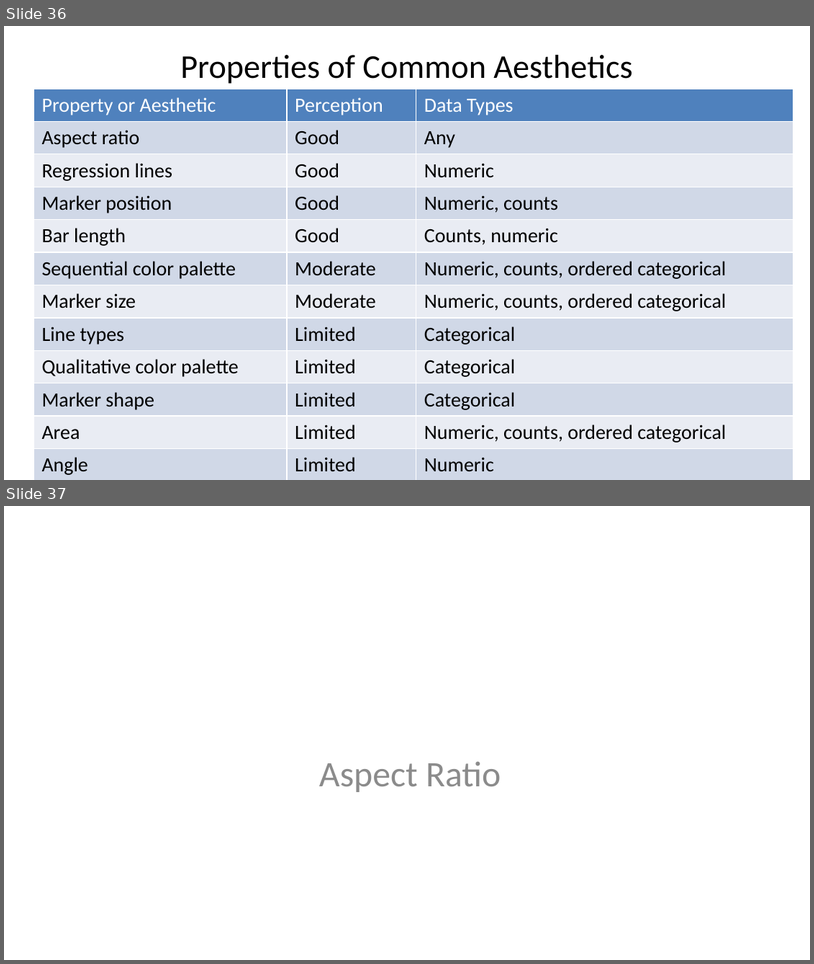
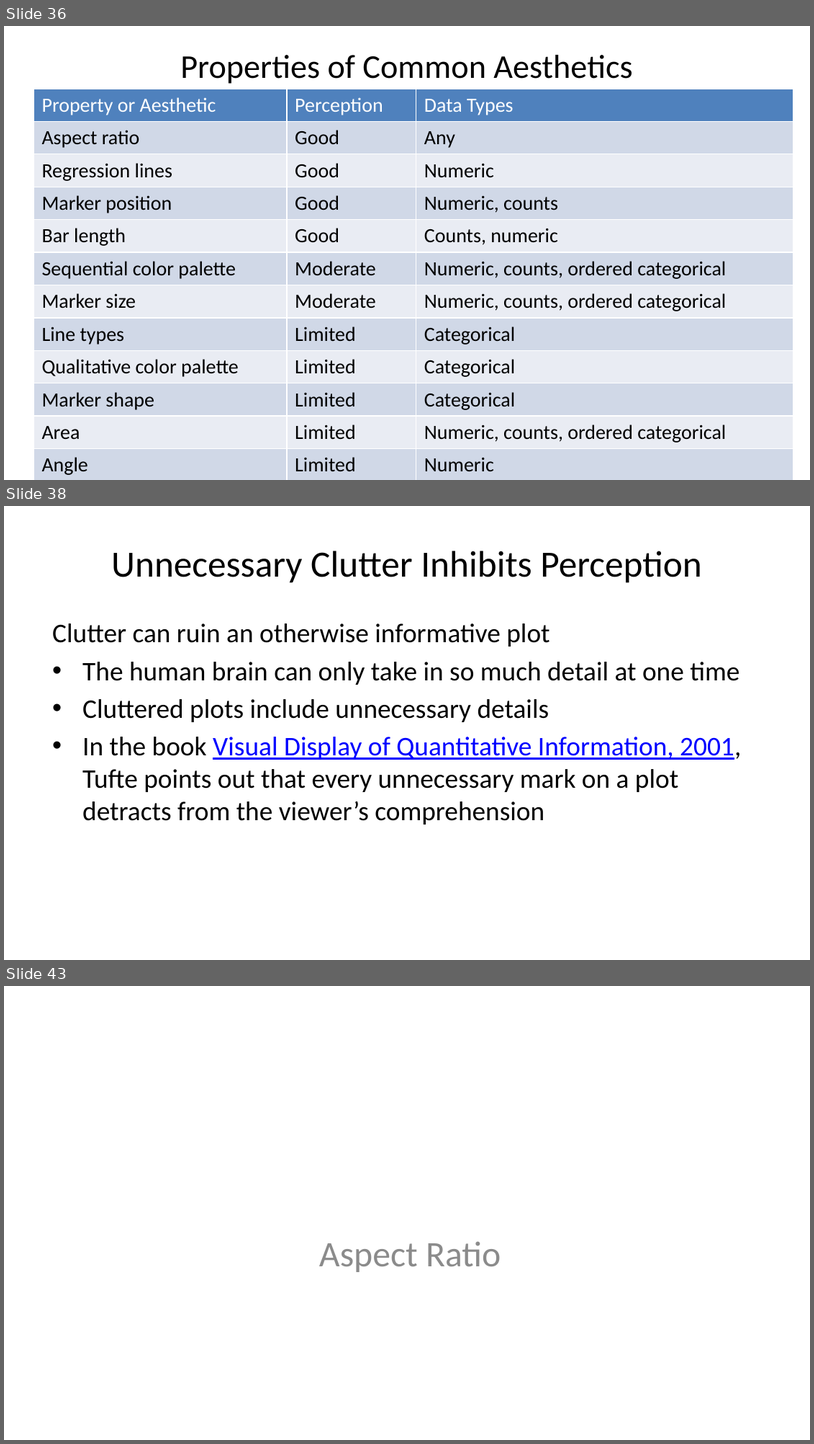
Before and after one commit to StephenElston/CSCI-E-83, a slide deck: LectureSlides/01_PreceptionForScientificVisualization.pptx. Shown one above the other, each under a label of ours: slides 36 and 37 before the commit, slides 36, 38 and 43 after it; the slides between them are not shown. The pictures are 814x964 and 814x1444 pixels, drawn with LibreOffice and Linux fonts; fonts in the diff are those of the drawing. Boxes give left, top, right and bottom in pixels: in the first picture for what was removed or moved away, otherwise in the second. Text is boxed around its words. In the diff, an @@ line names an element or a change of style, - is before the commit and + after.

Commit message:
Added sections on plot clutter and labels

```diff
--- a/LectureSlides/01_PreceptionForScientificVisualization.pptx
+++ b/LectureSlides/01_PreceptionForScientificVisualization.pptx
@@ slide 38 added at box(4, 506, 810, 960), background #FFFFFF @@
@@ title added at box(111, 551, 702, 583), 33 pt, text #000000 @@
+Unnecessary Clutter Inhibits Perception
@@ text added at box(52, 623, 741, 824), 24 pt, text #000000 @@
+Clutter can ruin an otherwise informative plot
+• The human brain can only take in so much detail at one time
+• Cluttered plots include unnecessary details
+• In the book Visual Display of Quantitative Information, 2001, Tufte points out that every unnecessary mark on a plot detracts from the viewer’s comprehension
@@ what was slide 37 is now slide 43 @@
```
Also in this commit, not shown: 4 slides changed, 5 other slides added.
